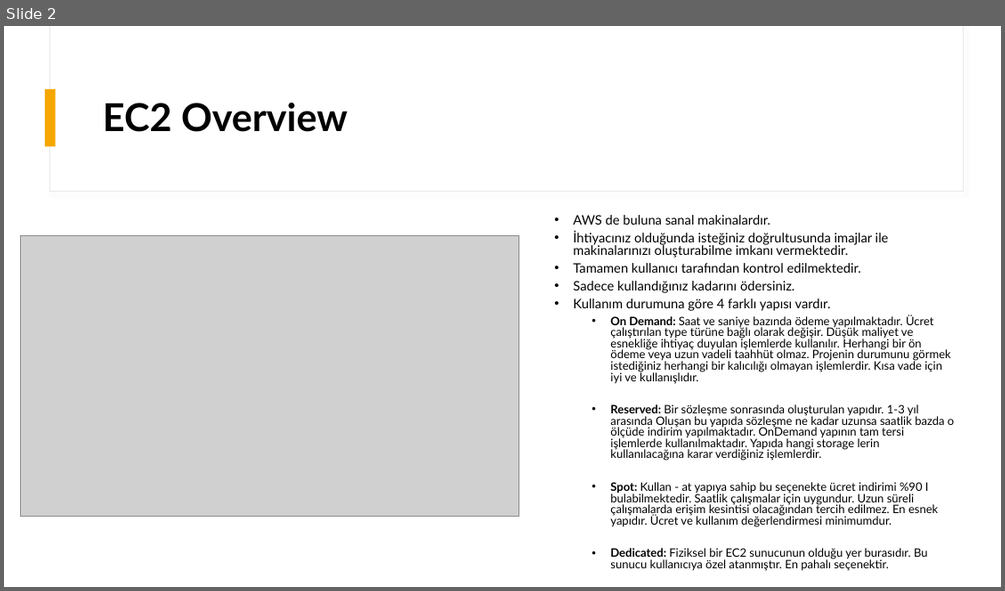
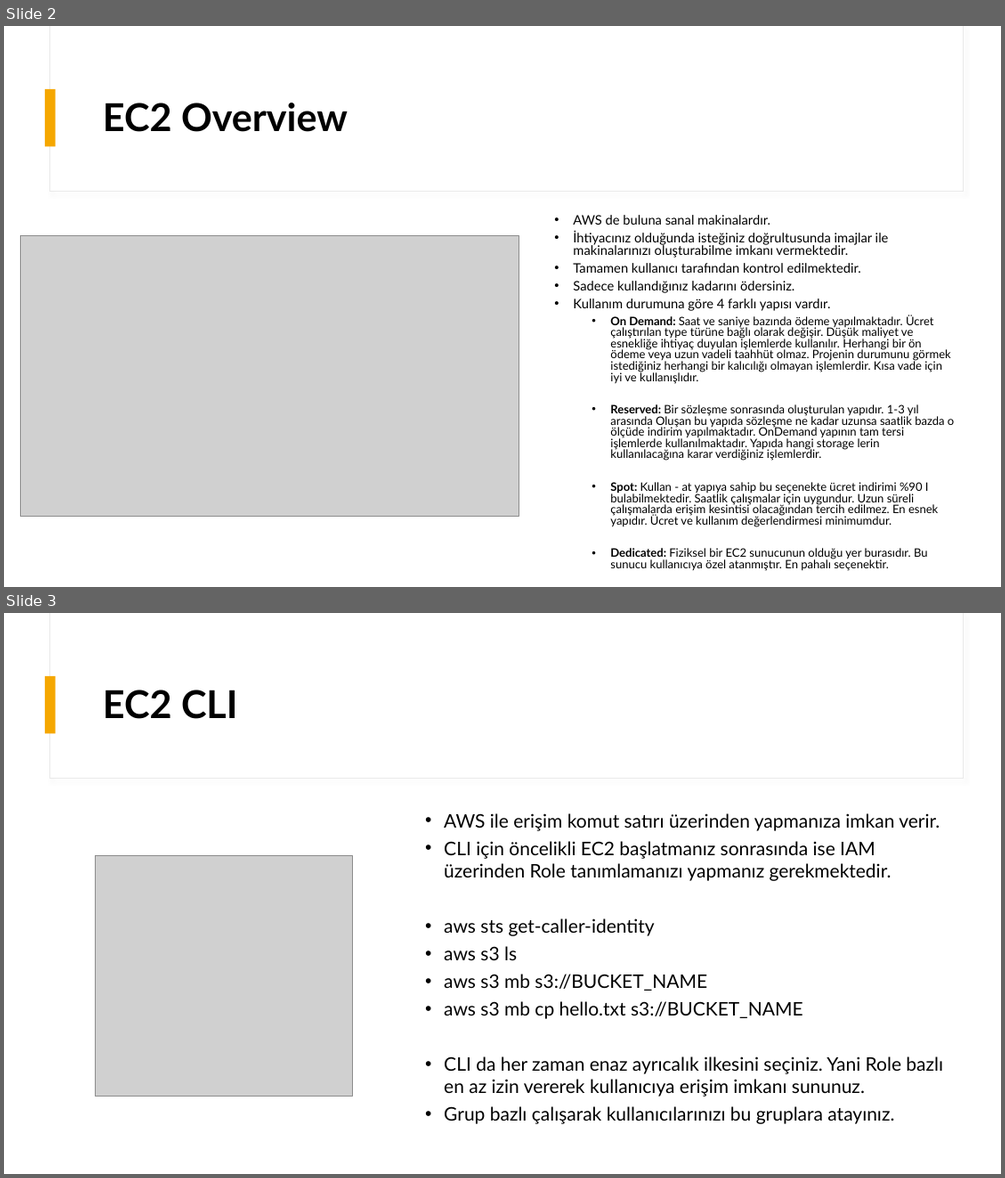
Before and after one commit to mehmetsungur/ACloudGuru, a slide deck: EC2.pptx. Shown one above the other, each under a label of ours: slide 2 before the commit, slides 2 and 3 after it. The pictures are 1005x591 and 1005x1178 pixels, drawn with LibreOffice and Linux fonts; fonts in the diff are those of the drawing; grey boxes stand for pictures. Boxes give left, top, right and bottom in pixels: in the first picture for what was removed or moved away, otherwise in the second. Text is boxed around its words. In the diff, an @@ line names an element or a change of style, - is before the commit and + after.

```diff
--- a/EC2.pptx
+++ b/EC2.pptx
@@ slide 3 added at [4,613,1001,1174], background #FFFFFF @@
@@ rectangle added at [4,613,1001,1174], fill #FFFFFF @@
@@ rectangle added at [49,613,963,779], fill #FFFFFF, outline #E9E9E9 1 pt @@
@@ rectangle added at [50,613,963,778], fill #FFFFFF @@
@@ rectangle added at [45,676,56,733], fill #F5A700 @@
@@ title added at [103,690,238,719], 37 pt, text #000000, bold @@
+EC2 CLI
@@ subtitle added at [444,813,943,1124], 18 pt, text #000000 @@
+  • AWS ile erişim komut satırı üzerinden yapmanıza imkan verir.
+  • CLI için öncelikli EC2 başlatmanız sonrasında ise IAM üzerinden Role tanımlamanızı yapmanız gerekmektedir.
+  • aws sts get-caller-identity
+  • aws s3 ls
+  • aws s3 mb s3://BUCKET_NAME
+  • aws s3 mb cp hello.txt s3://BUCKET_NAME
+  • CLI da her zaman enaz ayrıcalık ilkesini seçiniz. Yani Role bazlı en az izin vererek kullanıcıya erişim imkanı sununuz.
+  • Grup bazlı çalışarak kullanıcılarınızı bu gruplara atayınız.
@@ picture added at [96,855,353,1096] @@
```
Also in this commit, not shown: 1 other file.
